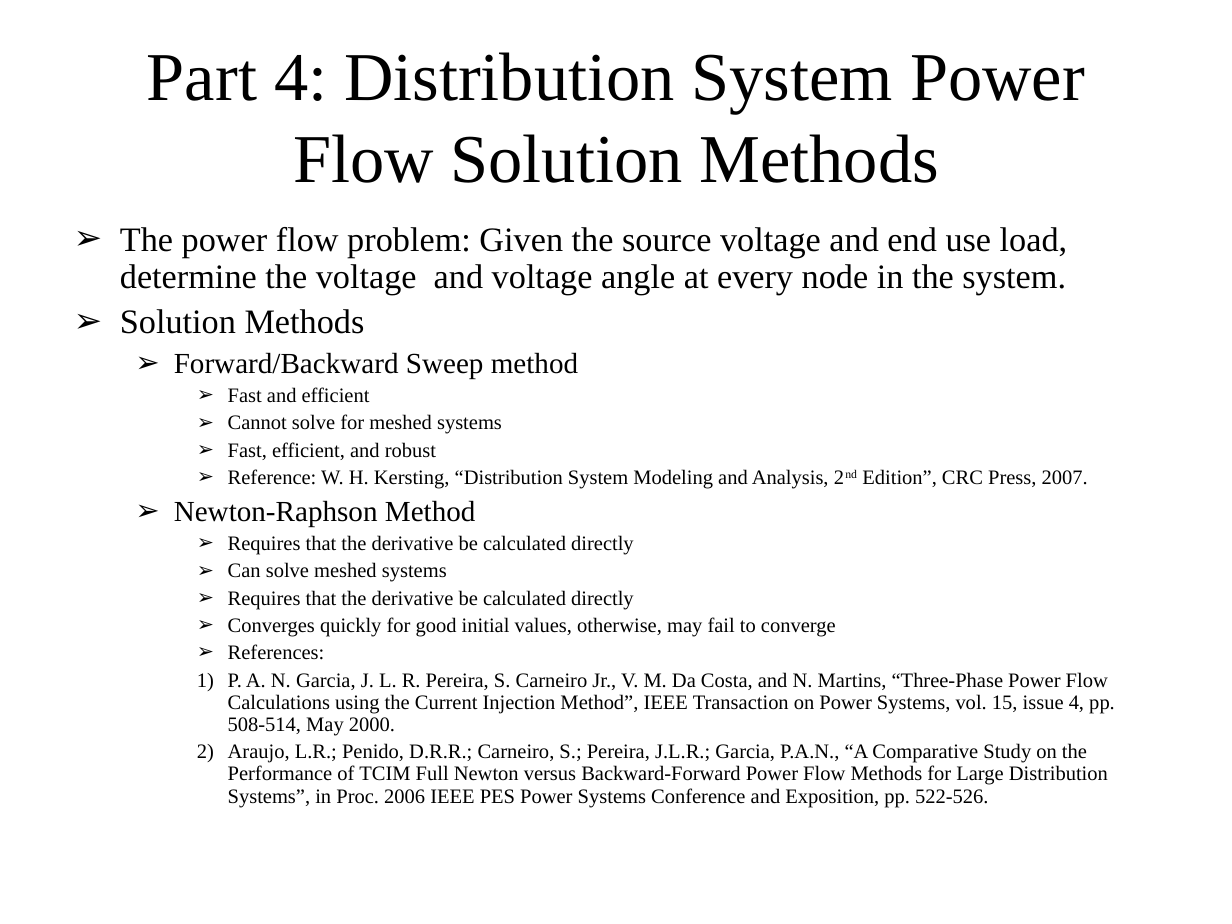
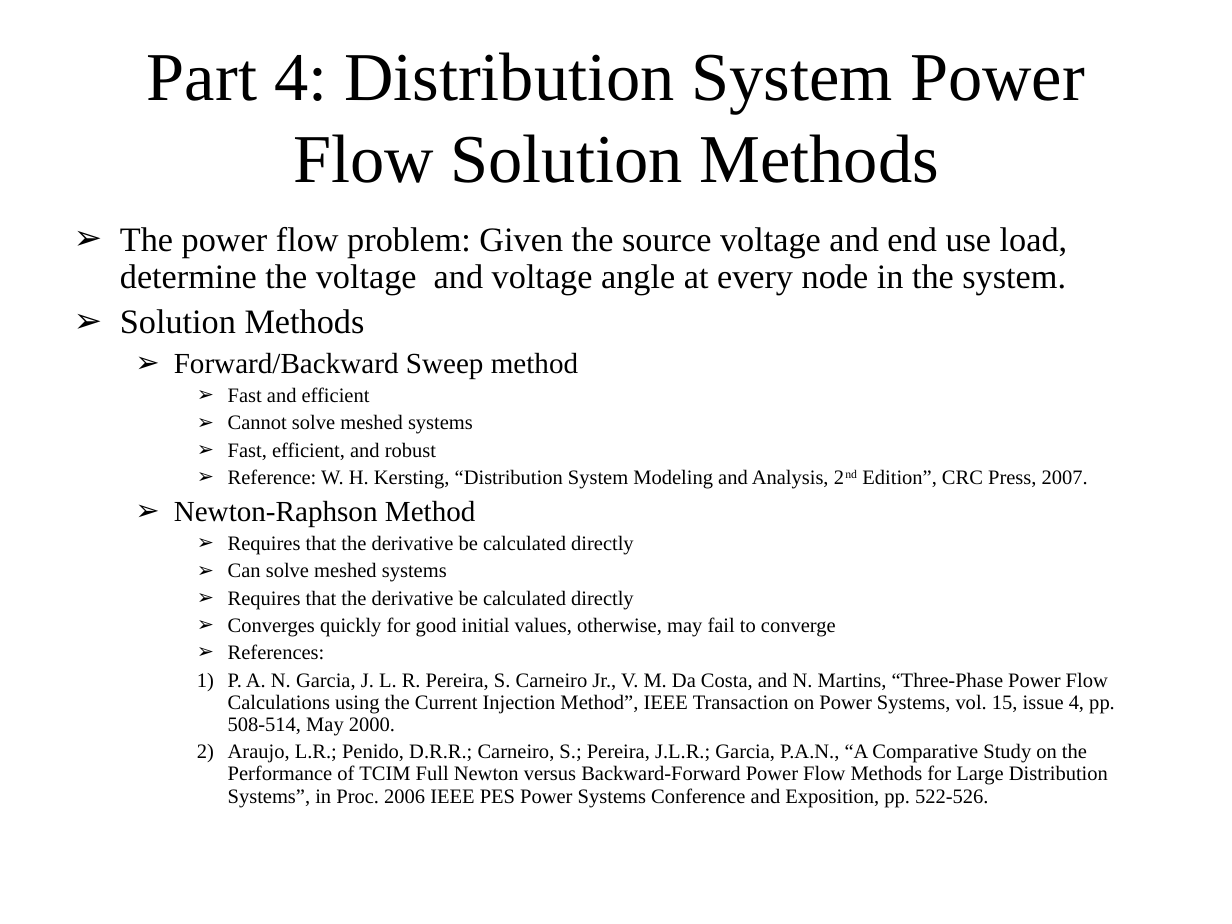
Before and after one commit to gridlab-d/course, a slide deck: slide 37 of FourDayCourse/4.1 - Powerflow Module.ppt (slide 35 before the commit). Drawn at 1232x924 pixels with LibreOffice and Linux fonts; fonts in the diff are those of the drawing. Boxes give left, top, right and bottom in pixels: in the first picture for what was removed or moved away, otherwise in the second. Text is boxed around its words. In the diff, an @@ line names an element or a change of style, - is before the commit and + after.

```diff
--- a/FourDayCourse/4.1 - Powerflow Module.ppt
+++ b/FourDayCourse/4.1 - Powerflow Module.ppt
@@ text at bbox=[228, 414, 473, 434]: text changed @@
-    ➢ Cannot solve for meshed systems
+    ➢ Cannot solve meshed systems
```
Also in this commit, not shown: 30 other slides changed, 2 slides added, 5 slides removed.
